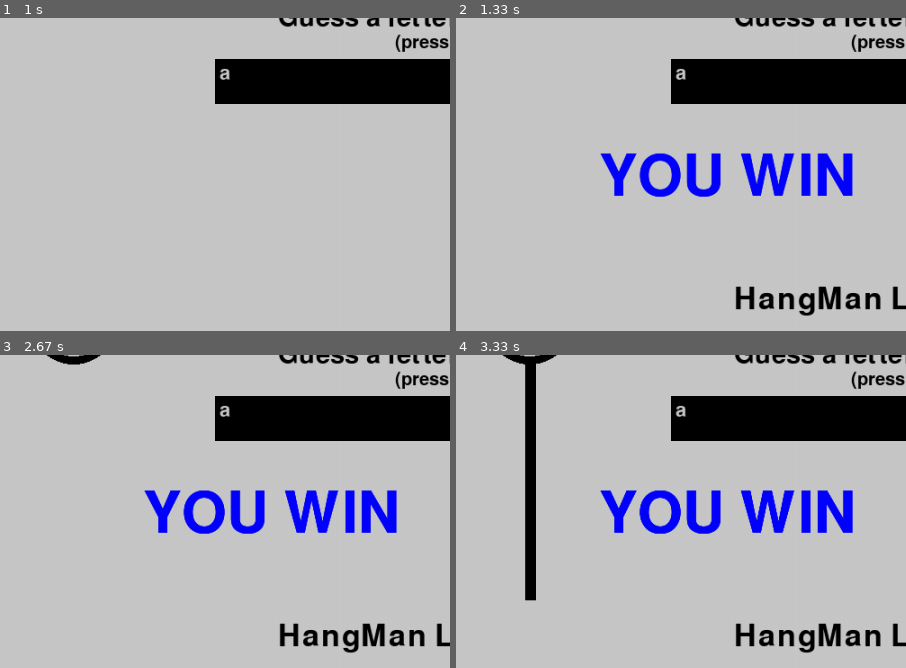
Above: before the commit, frames 1-4 (two rows, left to right).
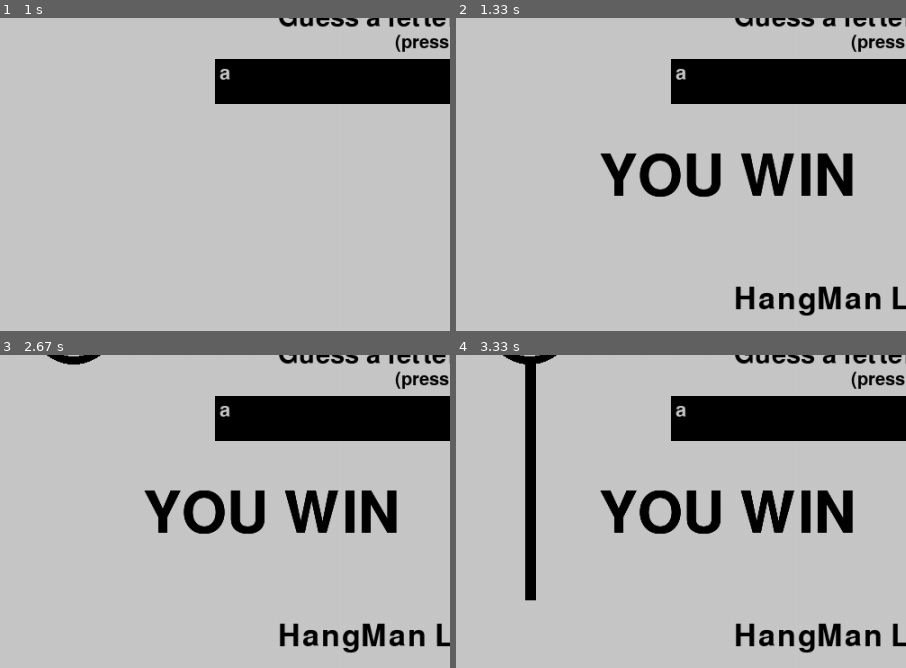
Above: after the commit, the same moments.

Repository: dorogit/pygame_collaboration
Game: pygame game, started from main.py
The game is run twice, just before and just after one commit, with the same random seed, the same clock (stepped at 60 frames per second) and the same inputs.
Inputs:
- Up to frame 1 (1 s): tap Space at 0.33 s; type "ann" at 0.67 s
- Up to frame 2 (1.33 s): tap Enter at 1, 1.22 s
- Up to frame 3 (2.67 s): tap Enter at 2.65 s
- Up to frame 4 (3.33 s): tap Enter at 3.05 s
The pictures show only the part of the screen within x 19-69%, y 25-75%; the shares and areas given below are measured in that part.

Frame 1 is identical in both runs. In frame 2, 3.9% of the frame differs, in the area x 32-89%, y 43-58%; in frame 3, 3.9%; in frame 4, 4.0%.

Commit message:
Update main.py

Diff:
--- a/main.py
+++ b/main.py
@@ -81,7 +81,7 @@
     screen.blit (over_text, (600, 500))
 
 def game_won():
-    won_text = won_font.render ("YOU WIN", True, ( 0, 0, 255))
+    won_text = won_font.render ("YOU WIN", True, ( 0, 0, 0))
     screen.blit (won_text, (350, 350))
 
 def draw_leg1():
